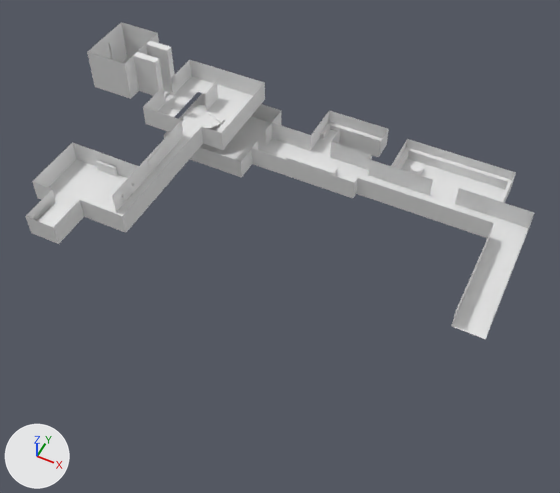
Before and after pictures for a commit that changed the Blender file !Resources/Rose'sCurse_Castle.blend.
The view is the same before and after, from a camera (50 mm lens) standing at (18.26, -18.09, 23.58) and looking at (8.27, 1.9, -1.4). Arrows for +X, +Y and +Z are at lower left; the lights stay in place.

Objects in the first picture: 'Bookshelf', 'Hideout', 'bedroom_floor', 'dinning_hall_bottom_wall', 'dinnning_room_floor', 'hallway_from_ground', 'hallway_to_foyer_long_wall', 'hallway_wallright', 'library_floor', 'stairway_floor', 'stairwell_floor', 'stairwell_wall_top'.
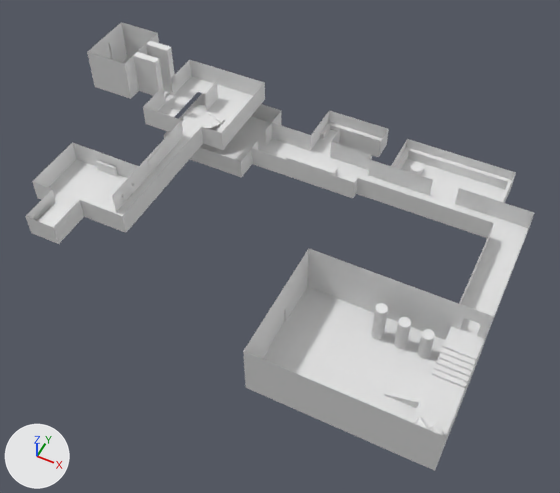
Location of each change, [x1, y1, x2, y2] in pixels of the pictures (560 x 493 px):
'Foyer', added: after [243, 249, 493, 471]

The edits, one by one:
Mesh me_cube_002 is new.
It has 2065 vertices, 1846 faces and spans x -15.3..1.6, y -14.5..1.5, z -4.6..4.4.
Object 'Foyer' (ob_foyer) is new; it shows me_cube_002.
Its location is (16.88, -3.81, -1.27).
Its rotation in degrees is (0, 0, -90).
Its scale is (0.335, 0.485, 0.278).
